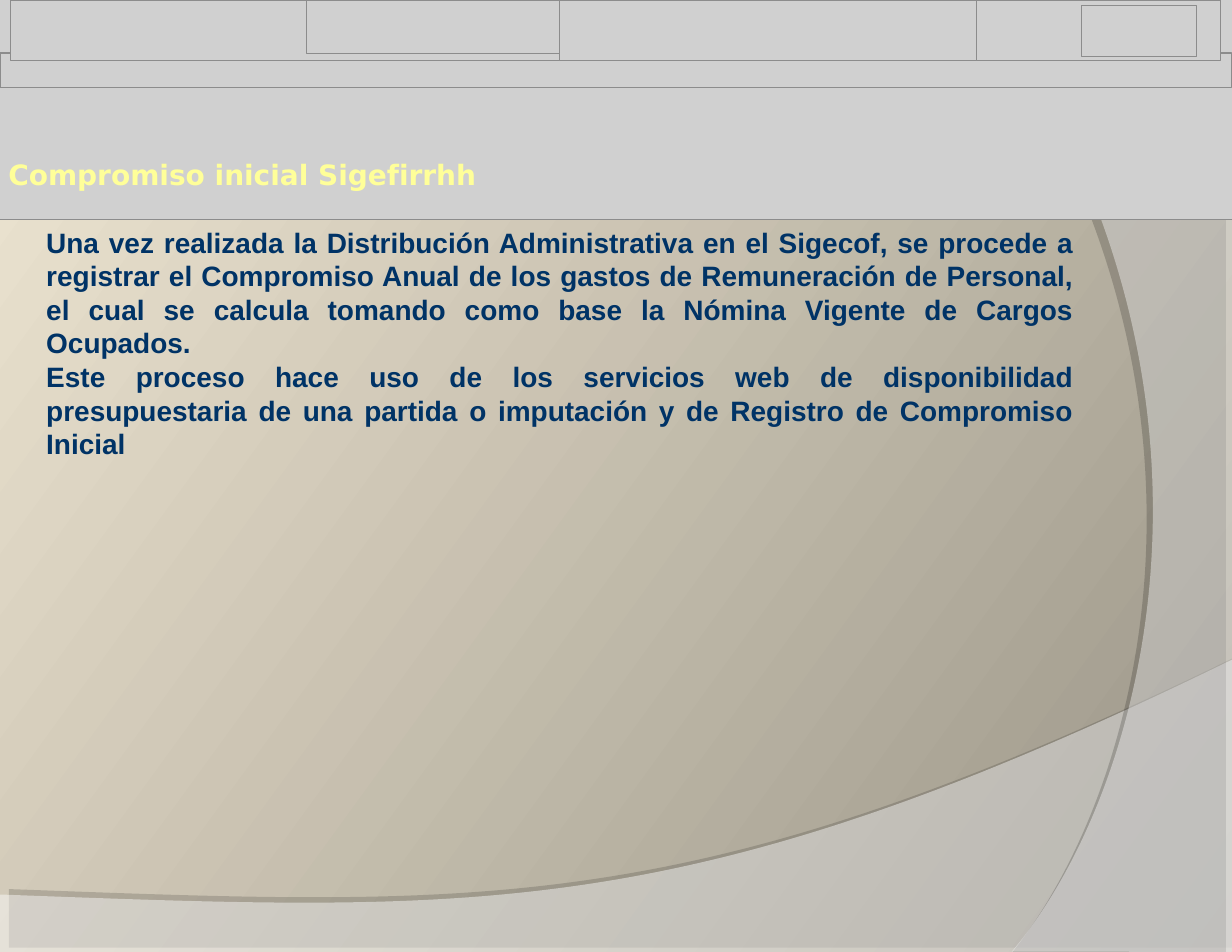
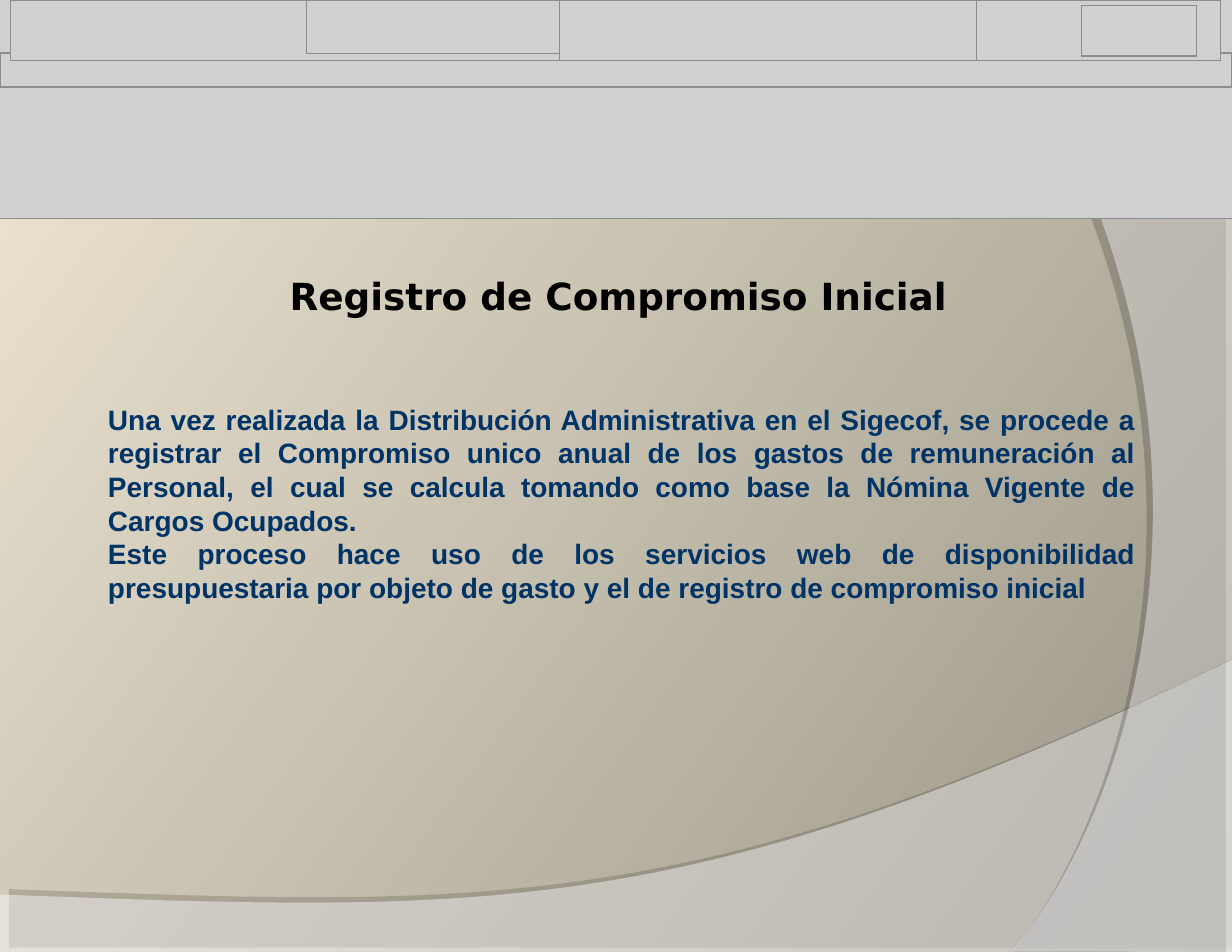
Before and after one commit to alisira/sgf, a slide deck: slide 10 of SOPORTE/Integracion_Sigefirrhh_Sigecof.ppt (slide 8 before the commit). Drawn at 1232x952 pixels with LibreOffice and Linux fonts; fonts in the diff are those of the drawing; grey boxes stand for pictures; background and template pictures are left out. Boxes give left, top, right and bottom in pixels: in the first picture for what was removed or moved away, otherwise in the second. Text is boxed around its words. In the diff, an @@ line names an element or a change of style, - is before the commit and + after.

```diff
--- a/SOPORTE/Integracion_Sigefirrhh_Sigecof.ppt
+++ b/SOPORTE/Integracion_Sigefirrhh_Sigecof.ppt
@@ text removed at box(0, 152, 553, 213) @@
-Compromiso inicial Sigefirrhh
@@ text added at box(290, 281, 947, 317), 24 pt, text #000000, bold @@
+Registro de Compromiso Inicial
@@ text at box(108, 409, 1135, 603): text changed @@
-Una vez realizada la Distribución Administrativa en el Sigecof, se procede a registrar el Compromiso Anual de los gastos de Remuneración de Personal, el cual se calcula tomando como base la Nómina Vigente de Cargos Ocupados.
-Este proceso hace uso de los servicios web de disponibilidad presupuestaria de una partida o imputación y de Registro de Compromiso Inicial
+Una vez realizada la Distribución Administrativa en el Sigecof, se procede a registrar el Compromiso unico anual de los gastos de remuneración al Personal, el cual se calcula tomando como base la Nómina Vigente de Cargos Ocupados.
+Este proceso hace uso de los servicios web de disponibilidad presupuestaria por objeto de gasto y el de registro de compromiso inicial
```
Also in this commit, not shown: 4 other slides changed, 16 slides added, 7 slides removed.
